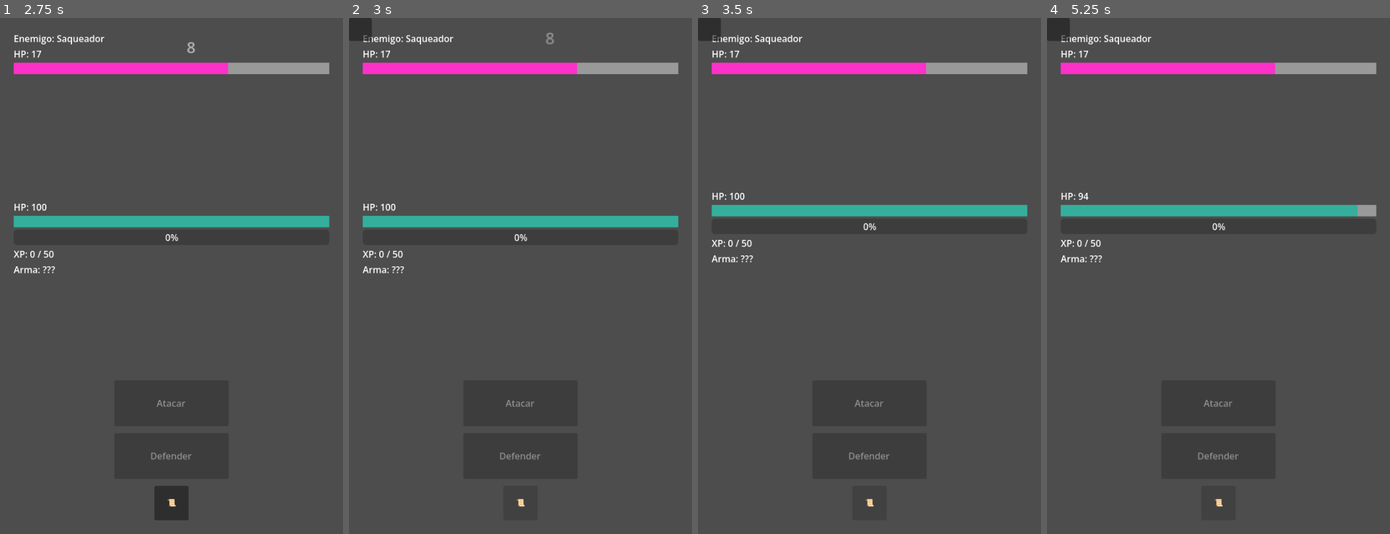
Above: before the commit, frames 1-4 (left to right).
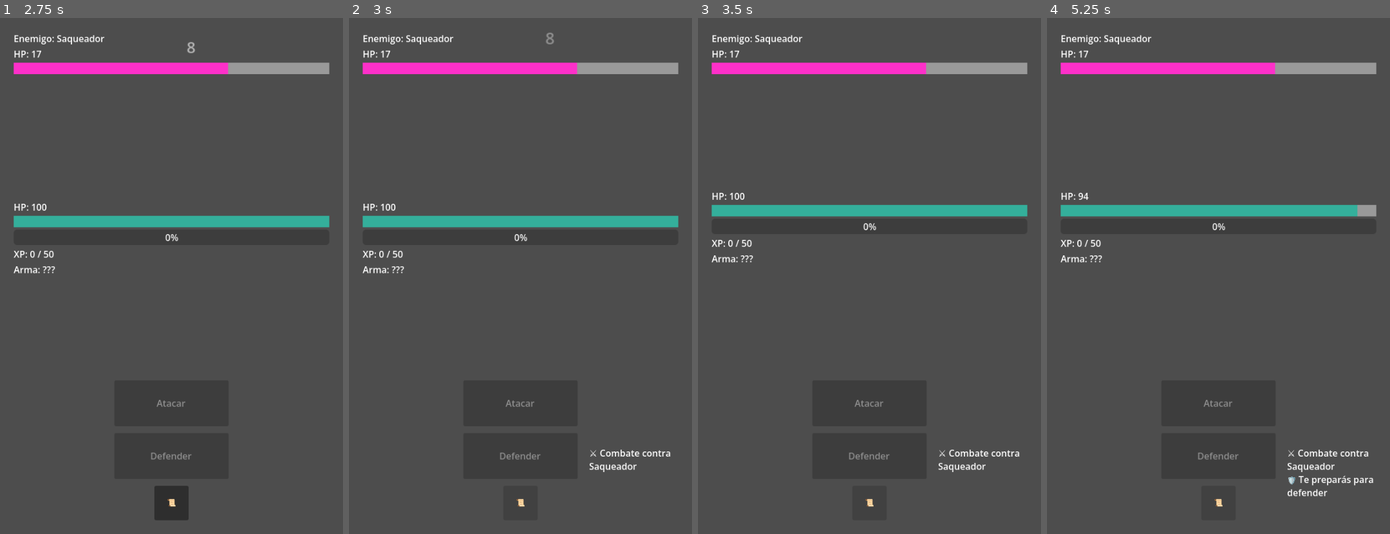
Above: after the commit, the same moments.

Repository: MirandaFrancoCBA/apocalypsheep
Game: Godot game, scene res://scenes/main_menu.tscn
Same seed, same stepped clock (60 frames per second), same inputs: the game is played once before the commit and once after it.
Inputs:
- Up to frame 1 (2.75 s): click "CONTINUAR" at 0.5 s; click "Ciudad destruida (Lv 1-3)" at 1.25 s; click "Atacar" at 2 s
- Up to frame 2 (3 s): click "📜" at 2.75 s
- Up to frame 3 (3.5 s): no input
- Up to frame 4 (5.25 s): click "📜" at 3.5 s; click "Defender" at 4.25 s; click "📜" at 5 s

Frame 1 is identical in both runs. In frame 2, 0.5% of the frame differs, in the area x 0-94%, y 0-88%; in frame 3, 0.5%; in frame 4, 0.8%, in the area x 0-96%, y 0-93%.

Commit message:
Fix: text in new tab

Diff:
--- a/scenes/combat_screen.tscn
+++ b/scenes/combat_screen.tscn
@@ -11,6 +11,8 @@
 
 [sub_resource type="StyleBoxFlat" id="StyleBoxFlat_032jr"]
 bg_color = Color(0.20565334, 0.68708014, 0.6062001, 1)
+
+[sub_resource type="StyleBoxTexture" id="StyleBoxTexture_icss1"]
 
 [node name="CombatScreen" type="Control" unique_id=844330171 node_paths=PackedStringArray("label_enemy", "label_enemy_h …(271 unchanged characters)…
 layout_mode = 3
@@ -159,9 +161,18 @@
 color = Color(0.6, 0, 0, 1)
 
 [node name="CombatHistoryPanel" type="PanelContainer" parent="." unique_id=982409870]
-layout_mode = 0
-offset_right = 40.0
-offset_bottom = 40.0
+custom_minimum_size = Vector2(180, 180)
+layout_mode = 1
+anchors_preset = 3
+anchor_left = 1.0
+anchor_top = 1.0
+anchor_right = 1.0
+anchor_bottom = 1.0
+offset_left = -40.0
+offset_top = -40.0
+grow_horizontal = 0
+grow_vertical = 0
+theme_override_styles/panel = SubResource("StyleBoxTexture_icss1")
 
 [node name="MarginContainer" type="MarginContainer" parent="CombatHistoryPanel" unique_id=252415803]
 layout_mode = 2
@@ -174,9 +185,13 @@
 
 [node name="ScrollContainer" type="ScrollContainer" parent="CombatHistoryPanel/MarginContainer/VBoxContainer" unique_id=1396222317]
 layout_mode = 2
+size_flags_vertical = 3
 
 [node name="LabelResult" type="RichTextLabel" parent="CombatHistoryPanel/MarginContainer/VBoxContainer/ScrollContainer" unique_id=1451454371]
 layout_mode = 2
+size_flags_horizontal = 3
+size_flags_vertical = 3
+theme_override_font_sizes/bold_italics_font_size = 8
 
 [connection signal="pressed" from="MarginContainer/VBoxContainer/ButtonAttack" to="." method="_on_button_attack_pressed"]
 [connection signal="pressed" from="MarginContainer/VBoxContainer/ButtonDefend" to="." method="_on_button_defend_pressed"]
